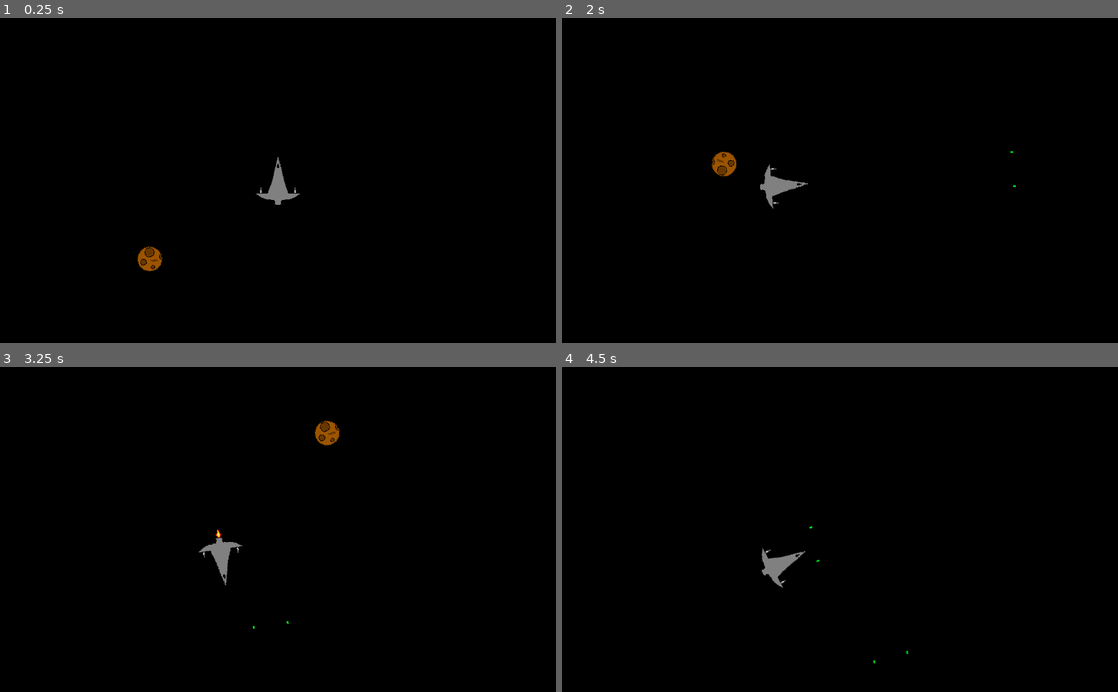
Above: before the commit, frames 1-4 (two rows, left to right).
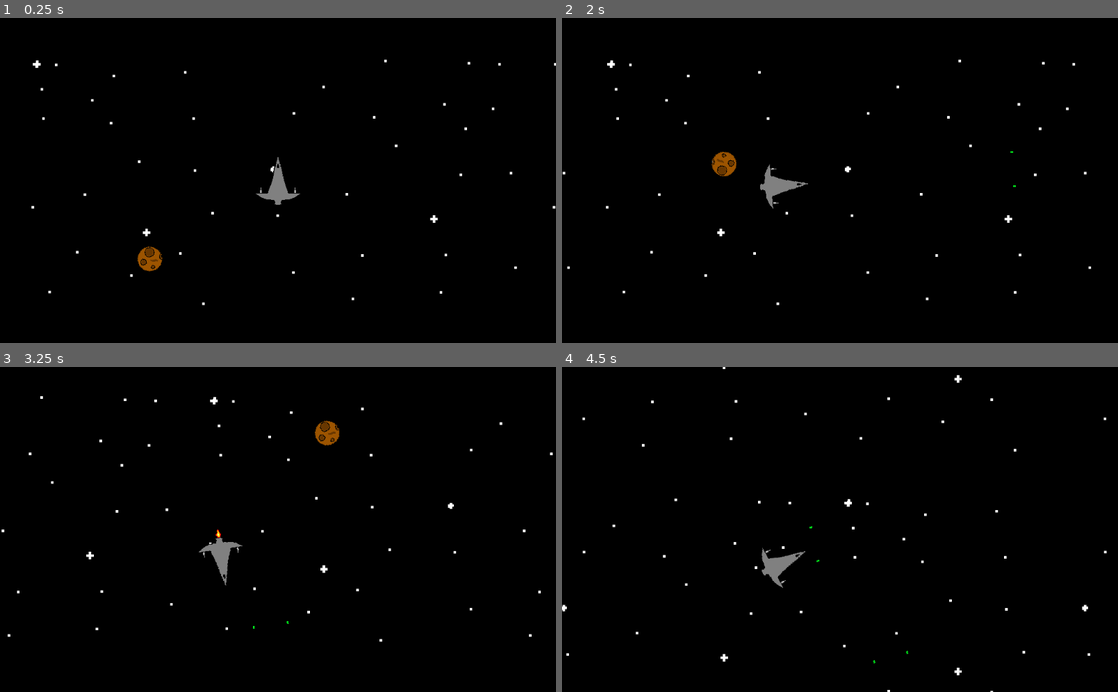
Above: after the commit, the same moments.

Repository: jlpatter/GodotSpaceShooter
Game: Godot game, scene res://src/Levels/Level1.tscn
The game is run twice, just before and just after one commit, with the same random seed, the same clock (stepped at 60 frames per second) and the same inputs. The project has no main scene, so this scene is started directly.
Inputs:
- Up to frame 1 (0.25 s): no input
- Up to frame 2 (2 s): hold D (move_right) 0.53-1.28 s; tap Space (shoot) at 0.6, 1.35 s; hold S (move_down) from 1.28 s (still down)
- Up to frame 3 (3.25 s): release S (move_down) at 2.03 s; hold D (move_right) 2.03-2.78 s; tap Space (shoot) at 2.1, 2.85 s; hold W (move_up) from 2.78 s (still down)
- Up to frame 4 (4.5 s): release W (move_up) at 3.53 s; hold A (move_left) from 3.53 s (still down); tap Space (shoot) at 3.6, 4.35 s

The runs differ from the first frame. In frame 1, 0.3% of the frame differs, in the area x 5-100%, y 12-89%; in frame 2, 0.3%; in frame 3, 0.3%; in frame 4, 0.4%, in the area x 0-98%, y 0-100%.

Commit message:
Added start background

Diff:
--- a/src/Levels/Level1.tscn
+++ b/src/Levels/Level1.tscn
@@ -1,7 +1,8 @@
-[gd_scene load_steps=3 format=2]
+[gd_scene load_steps=4 format=2]
 
 [ext_resource path="res://src/Actors/Player.tscn" type="PackedScene" id=1]
 [ext_resource path="res://src/Actors/NewAsteroid.tscn" type="PackedScene" id=2]
+[ext_resource path="res://Assets/StarsBackground.png" type="Texture" id=3]
 
 [node name="Level1" type="Node2D"]
 
@@ -12,3 +13,13 @@
 
 [node name="NewAsteroid" parent="." instance=ExtResource( 2 )]
 position = Vector2( 289.191, 444.039 )
+
+[node name="ParallaxBackground" type="ParallaxBackground" parent="."]
+
+[node name="ParallaxLayer" type="ParallaxLayer" parent="ParallaxBackground"]
+motion_mirroring = Vector2( 960, 540 )
+
+[node name="StarsBackground" type="Sprite" parent="ParallaxBackground/ParallaxLayer"]
+position = Vector2( 514.093, 278.495 )
+scale = Vector2( 0.25, 0.25 )
+texture = ExtResource( 3 )
Binary file added: Assets/StarsBackground.png
Not shown, added: Assets/StarsBackground.png.import
Not shown, added: Assets/StarsBackground.xcf
